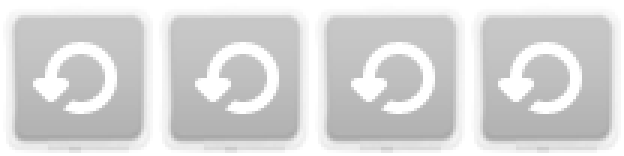
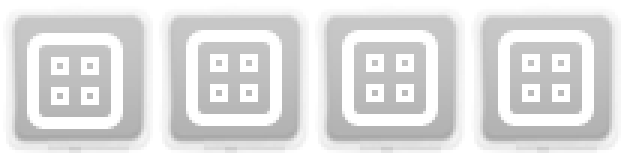
Comparing the layer stacks of the two (624, 156) images. Changes:
added layer "grid-2.png copy #2" above "grid-2.png copy #1" over [27, 33, 123, 129]
added layer "grid-2.png copy #1" above "grid-2.png copy" over [342, 30, 438, 126]
added layer "grid-2.png copy" above "grid-2.png" over [498, 30, 594, 126]
added layer "grid-2.png" above "Pasted Layer #4" over [186, 30, 282, 126]
hid "Transformation copy #2" over [498, 42, 582, 114]
hid "Transformation copy #1" over [195, 42, 279, 114]
hid "Transformation copy" over [33, 42, 117, 114]
hid "Transformation" over [351, 42, 435, 114]
